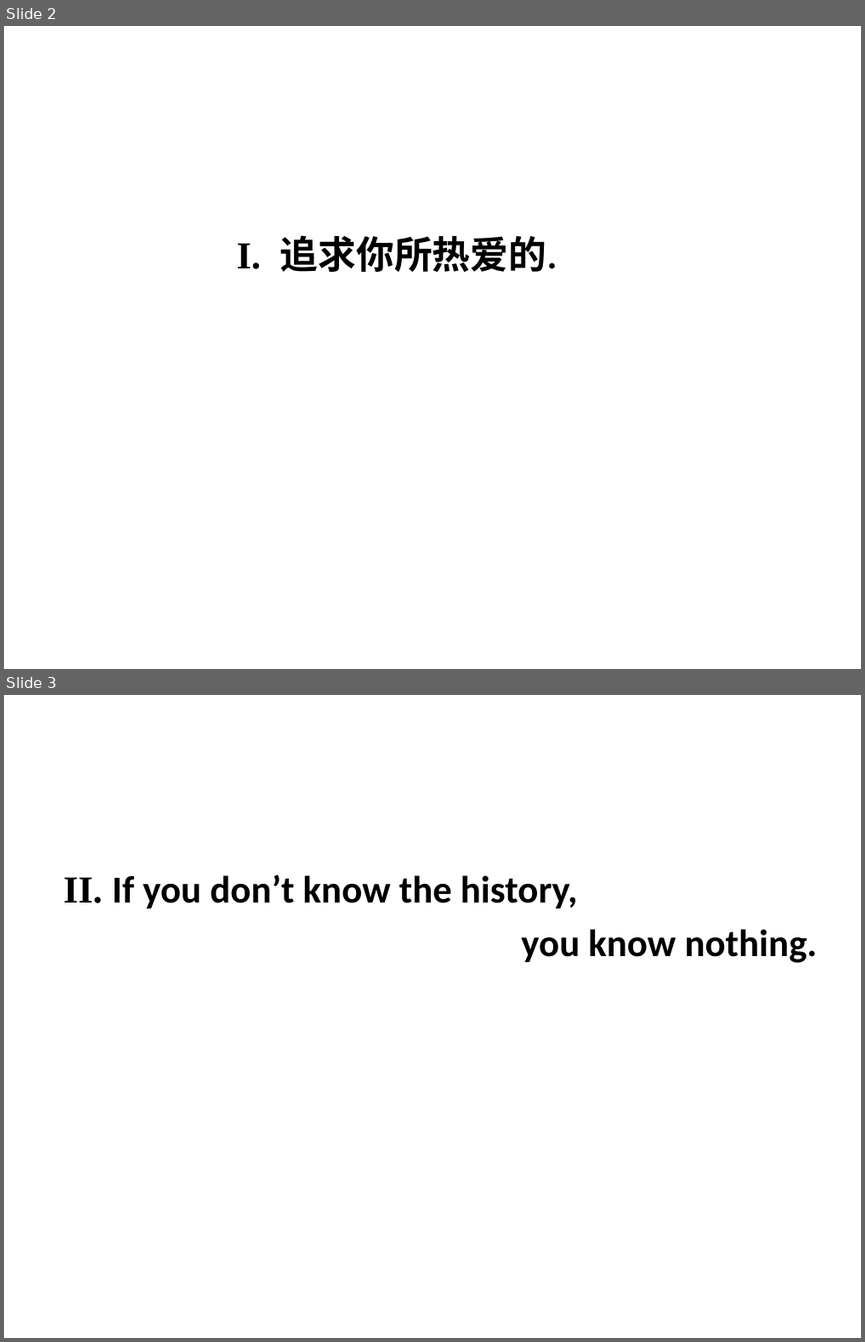
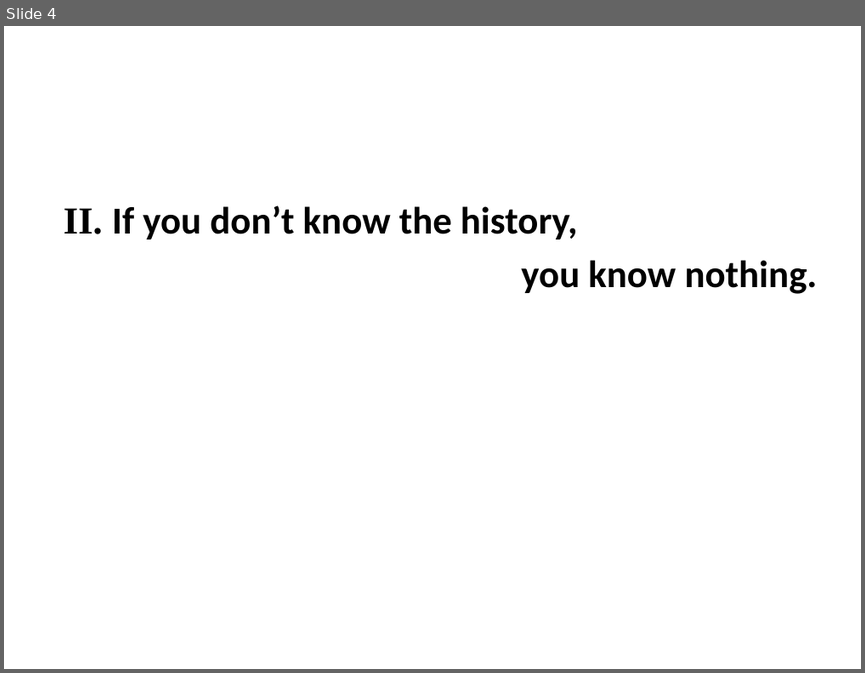
Before and after one commit to xiangaodielian/molehill-lab, a slide deck: notes/FFP.pptx. Shown one above the other, each under a label of ours: slides 2 and 3 before the commit, slide 4 after it. The pictures are 865x1342 and 865x673 pixels, drawn with LibreOffice and Linux fonts; fonts in the diff are those of the drawing; background and template pictures are left out. Boxes give left, top, right and bottom in pixels: in the first picture for what was removed or moved away, otherwise in the second. Text is boxed around its words. In the diff, an @@ line names an element or a change of style, - is before the commit and + after.

```diff
--- a/notes/FFP.pptx
+++ b/notes/FFP.pptx
@@ slide 2 removed at box(4, 26, 861, 669), background picture (left out) @@
@@ text removed at box(237, 235, 557, 272) @@
-I. 追求你所热爱的.
@@ what was slide 3 is now slide 4 @@
```
Also in this commit, not shown: 6 slides changed, 4 slides added, 2 other slides removed.
